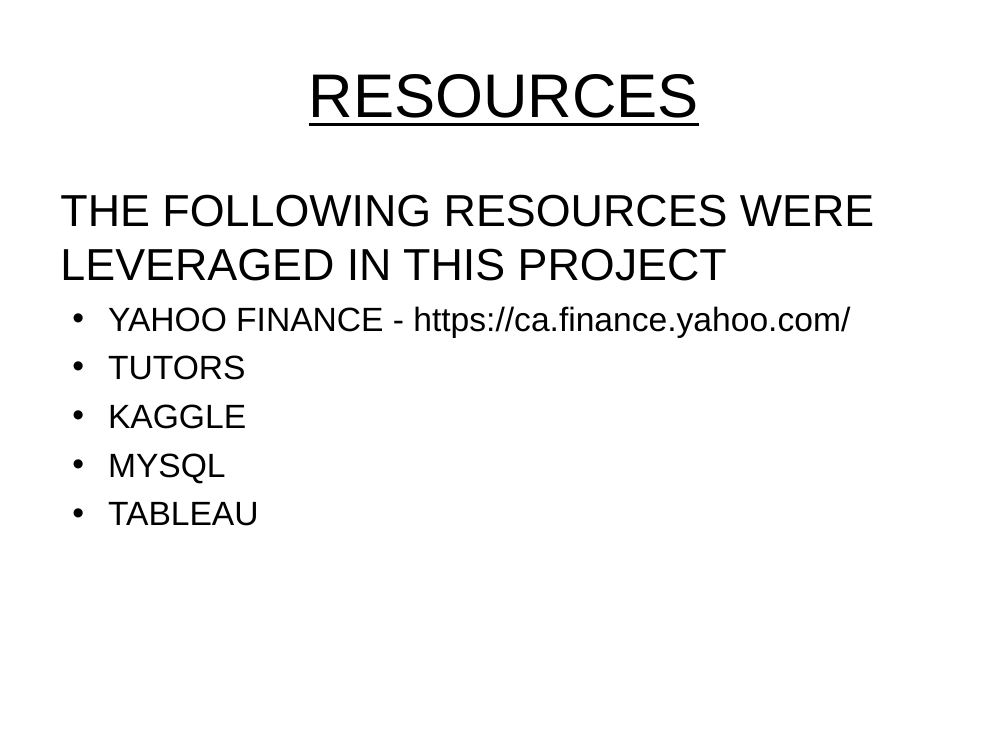
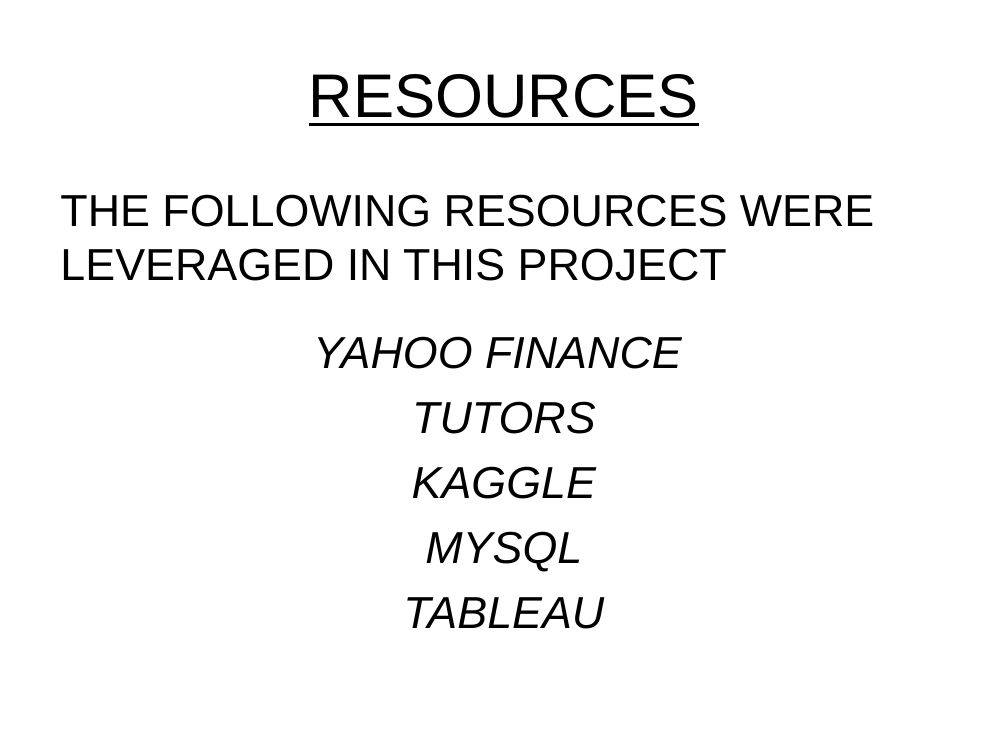
Before and after one commit to dadario10/Data_Modeling_Project, a slide deck: slide 39 of PowerPoint/Project 4 - SM Prediction.ppt (slide 14 before the commit). Drawn at 1008x756 pixels with LibreOffice and Linux fonts; fonts in the diff are those of the drawing; background and template pictures are left out. Boxes give left, top, right and bottom in pixels: in the first picture for what was removed or moved away, otherwise in the second. Text is boxed around its words. In the diff, an @@ line names an element or a change of style, - is before the commit and + after.

```diff
--- a/PowerPoint/Project 4 - SM Prediction.ppt
+++ b/PowerPoint/Project 4 - SM Prediction.ppt
@@ text at (x1=313, y1=336, x2=682, y2=369): text changed; size 24 to 32 pt; italic on @@
-• YAHOO FINANCE - https://ca.finance.yahoo.com/
+YAHOO FINANCE
@@ text at (x1=403, y1=401, x2=604, y2=629): size 24 to 32 pt, italic on in "TUTORS", "KAGGLE", "MYSQL", "TABLEAU"; alignment left to centre; bullet • to none; more space between paragraphs @@
```
Also in this commit, not shown: 3 other slides changed, 27 slides added, 2 slides removed.
